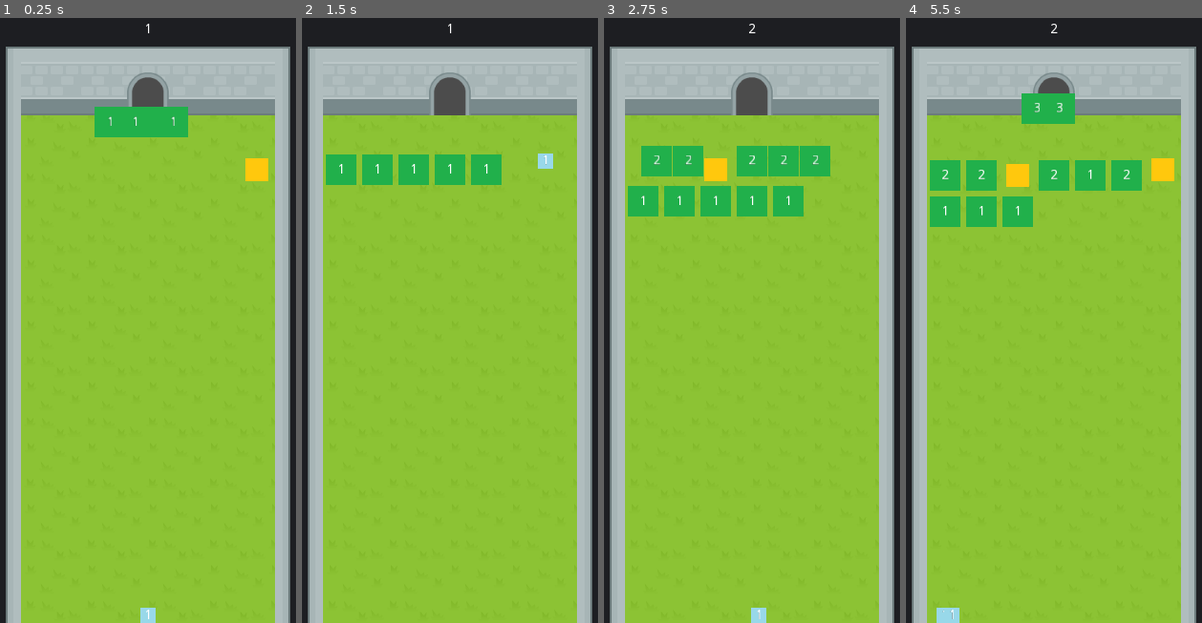
Above: before the commit, frames 1-4 (left to right).
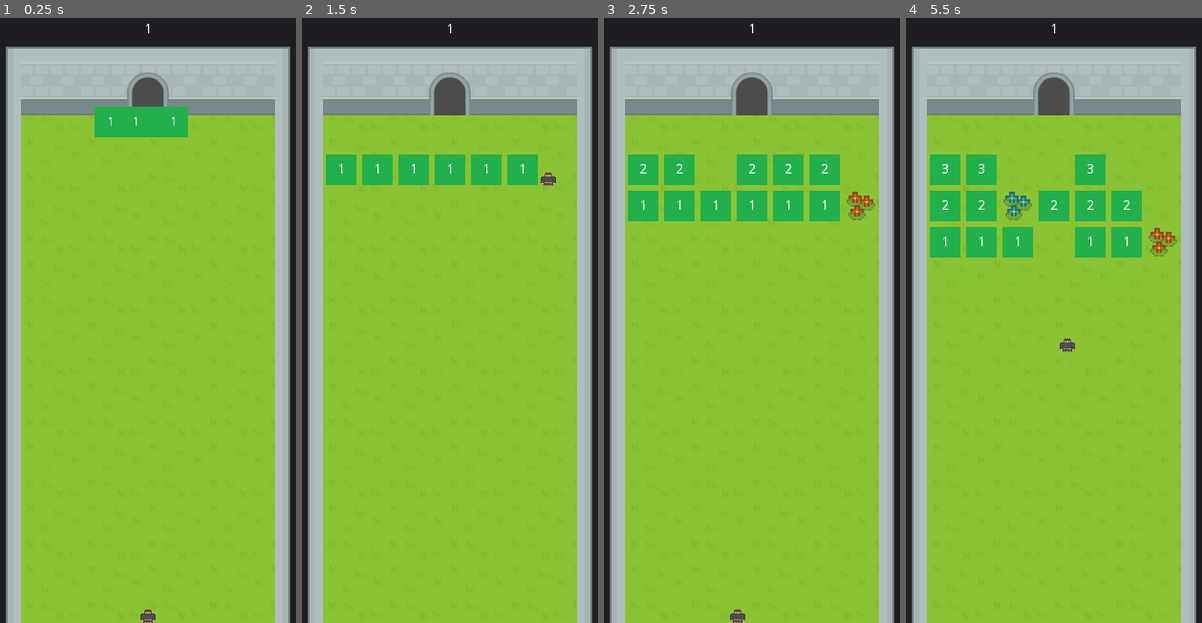
Above: after the commit, the same moments.

Repository: gumballstudios/OneGameAMonth
Game: Godot game, scene res://Test.tscn
Same seed, same stepped clock (60 frames per second), same inputs: the game is played once before the commit and once after it. The project has no main scene, so this scene is started directly.
Inputs (mouse positions are in pixels of both pictures, inside the frame that each line leads up to):
- Up to frame 1 (0.25 s): no input
- Up to frame 2 (1.5 s): move the mouse to (526, 284) at 0.52 s; click (526, 284) at 0.6 s; tap Enter at 1.25 s; move the mouse to (381, 350) at 1.27 s; click (381, 350) at 1.35 s
- Up to frame 3 (2.75 s): move the mouse to (787, 181) at 2.02 s; click (787, 181) at 2.1 s
- Up to frame 4 (5.5 s): move the mouse to (1036, 441) at 2.77 s; click (1036, 441) at 2.85 s; move the mouse to (1157, 411) at 3.52 s; click (1157, 411) at 3.6 s; move the mouse to (950, 223) at 4.27 s; click (950, 223) at 4.35 s; tap Space at 5 s; move the mouse to (1071, 320) at 5.02 s; click (1071, 320) at 5.1 s

The runs differ from the first frame. In frame 1, 0.4% of the frame differs, in the area x 47-91%, y 23-100%; in frame 2, 0.7%; in frame 3, 4.4%; in frame 4, 8.9%, in the area x 8-92%, y 0-100%.

Commit message:
Sprite update
Updated ninja a power up sprites. Updated ninja movement to be
continuous rather than move/attack/pause.

Diff:
--- a/2018-02/Objects/NinjaLauncher.tscn
+++ b/2018-02/Objects/NinjaLauncher.tscn
@@ -15,7 +15,7 @@
 [node name="LaunchTimer" type="Timer" parent="." index="1"]
 
 process_mode = 1
-wait_time = 0.4
+wait_time = 0.1
 one_shot = true
 autostart = false
 
@@ -42,4 +42,9 @@
 max_lines_visible = -1
 _sections_unfolded = [ "Rect" ]
 
+[node name="YSort" type="YSort" parent="." index="3"]
+
+sort_enabled = true
+_sections_unfolded = [ "Sort" ]
+
 [connection signal="timeout" from="LaunchTimer" to="." method="_on_launch_timeout"]
--- a/2018-02/Objects/Ninjas/Ninja.tscn
+++ b/2018-02/Objects/Ninjas/Ninja.tscn
@@ -1,13 +1,13 @@
 [gd_scene load_steps=5 format=2]
 
 [ext_resource path="res://Scripts/Ninjas/Ninja.gd" type="Script" id=1]
-[ext_resource path="res://Sprites/ninja.png" type="Texture" id=2]
+[ext_resource path="res://Sprites/Ninjas/ninja.png" type="Texture" id=2]
 [ext_resource path="res://Sounds/strike.wav" type="AudioStream" id=3]
 
 [sub_resource type="RectangleShape2D" id=1]
 
 custom_solver_bias = 0.0
-extents = Vector2( 8, 8 )
+extents = Vector2( 7, 6 )
 
 [node name="Ninja" type="KinematicBody2D" groups=[
 "Ninja",
@@ -21,45 +21,24 @@
 _sections_unfolded = [ "Collision" ]
 strength = 1
 
-[node name="Collision" type="CollisionShape2D" parent="." index="0"]
-
-shape = SubResource( 1 )
-
-[node name="Sprite" type="Sprite" parent="." index="1"]
+[node name="Sprite" type="Sprite" parent="." index="0"]
 
 texture = ExtResource( 2 )
 
-[node name="Label" type="Label" parent="." index="2"]
+[node name="Collision" type="CollisionShape2D" parent="." index="1"]
 
-anchor_left = 0.0
-anchor_top = 0.0
-anchor_right = 0.0
-anchor_bottom = 0.0
-margin_left = -8.0
-margin_top = -8.0
-margin_right = 8.0
-margin_bottom = 8.0
-rect_pivot_offset = Vector2( 0, 0 )
-mouse_filter = 2
-mouse_default_cursor_shape = 0
-size_flags_horizontal = 1
-size_flags_vertical = 4
-text = "1"
-align = 1
-valign = 1
-percent_visible = 1.0
-lines_skipped = 0
-max_lines_visible = -1
-_sections_unfolded = [ "Rect" ]
+position = Vector2( 0, 1 )
+shape = SubResource( 1 )
+_sections_unfolded = [ "Transform" ]
 
-[node name="AttackTimer" type="Timer" parent="." index="3"]
+[node name="AttackTimer" type="Timer" parent="." index="2"]
 
 process_mode = 1
 wait_time = 0.2
 one_shot = true
 autostart = false
 
-[node name="Mover" type="Tween" parent="." index="4"]
+[node name="Mover" type="Tween" parent="." index="3"]
 
 repeat = false
 playback_process_mode = 1
@@ -68,7 +47,7 @@
 playback/repeat = false
 playback/speed = 1.0
 
-[node name="CollisionSound" type="AudioStreamPlayer" parent="." index="5"]
+[node name="CollisionSound" type="AudioStreamPlayer" parent="." index="4"]
 
 stream = ExtResource( 3 )
 volume_db = 0.0
--- a/2018-02/Objects/Ninjas/NinjaFactory.tscn
+++ b/2018-02/Objects/Ninjas/NinjaFactory.tscn
@@ -1,16 +1,10 @@
-[gd_scene load_steps=5 format=2]
+[gd_scene load_steps=3 format=2]
 
 [ext_resource path="res://Scripts/Ninjas/NinjaFactory.gd" type="Script" id=1]
 [ext_resource path="res://Objects/Ninjas/Ninja.tscn" type="PackedScene" id=2]
-[ext_resource path="res://Objects/Ninjas/Strong.tscn" type="PackedScene" id=3]
-[ext_resource path="res://Objects/Ninjas/Round.tscn" type="PackedScene" id=4]
 
 [node name="NinjaFactory" type="Node"]
 
 script = ExtResource( 1 )
 
 [node name="Ninja" parent="." index="0" instance=ExtResource( 2 )]
-
-[node name="Strong" parent="." index="1" instance=ExtResource( 3 )]
-
-[node name="Round" parent="." index="2" instance=ExtResource( 4 )]
--- a/2018-02/Objects/Powerup.tscn
+++ b/2018-02/Objects/Powerup.tscn
@@ -1,15 +1,33 @@
-[gd_scene load_steps=4 format=2]
+[gd_scene load_steps=8 format=2]
 
 [ext_resource path="res://Scripts/Powerup.gd" type="Script" id=1]
-[ext_resource path="res://Sprites/powerup.png" type="Texture" id=2]
+[ext_resource path="res://Sprites/flowers-white.png" type="Texture" id=2]
+[ext_resource path="res://Sprites/flowers-blue.png" type="Texture" id=3]
+[ext_resource path="res://Sprites/flowers-red.png" type="Texture" id=4]
+[ext_resource path="res://Sprites/shadow.png" type="Texture" id=5]
 
-[sub_resource type="RectangleShape2D" id=1]
+[sub_resource type="SpriteFrames" id=1]
+
+animations = [ {
+"frames": [ ExtResource( 2 ), ExtResource( 3 ), ExtResource( 4 ) ],
+"loop": true,
+"name": "default",
+"speed": 5.0
+}, {
+"frames": [ ExtResource( 5 ) ],
+"loop": true,
+"name": "shadow",
+"speed": 5.0
+} ]
+
+[sub_resource type="RectangleShape2D" id=2]
 
 custom_solver_bias = 0.0
 extents = Vector2( 12, 12 )
 
 [node name="Powerup" type="Area2D"]
 
+scale = Vector2( 1e-05, 1e-05 )
 input_pickable = true
 gravity_vec = Vector2( 0, 1 )
 gravity = 98.0
@@ -18,15 +36,17 @@
 audio_bus_override = false
 audio_bus_name = "Master"
 script = ExtResource( 1 )
-_sections_unfolded = [ "Z Index" ]
+_sections_unfolded = [ "Material", "Transform", "Visibility", "Z Index" ]
 
-[node name="Sprite" type="Sprite" parent="." index="0"]
+[node name="Sprite" type="AnimatedSprite" parent="." index="0"]
 
-texture = ExtResource( 2 )
+frames = SubResource( 1 )
+animation = "default"
+_sections_unfolded = [ "Visibility" ]
 
 [node name="Collision" type="CollisionShape2D" parent="." index="1"]
 
-shape = SubResource( 1 )
+shape = SubResource( 2 )
 
 [node name="Mover" type="Tween" parent="." index="2"]
 
@@ -37,4 +57,10 @@
 playback/repeat = false
 playback/speed = 1.0
 
+[node name="Visibility" type="VisibilityNotifier2D" parent="." index="3"]
+
+rect = Rect2( -10, -10, 20, 20 )
+
 [connection signal="body_entered" from="." to="." method="_on_body_entered"]
+
+[connection signal="viewport_exited" from="Visibility" to="." method="_on_exited"]
--- a/2018-02/Scripts/Ninjas/Ninja.gd
+++ b/2018-02/Scripts/Ninjas/Ninja.gd
@@ -4,7 +4,7 @@
 signal returned
 signal power_up
 
-const SPEED = 1750
+const SPEED = 750
 
 var velocity = Vector2()
 export(int) var strength = 1
@@ -20,16 +20,17 @@
 	var collision = move_and_collide(motion)
 
 	if collision:
-		set_physics_process(false)
+		#set_physics_process(false)
 		if collision.collider.is_in_group("Ground"):
+			set_physics_process(false)
 			emit_signal("returned", self)
 			return
 		elif collision.collider.is_in_group("Enemy"):
 			collision.collider.Hit(strength)
-			$CollisionSound.play()
+			#$CollisionSound.play()
 
 		velocity = velocity.bounce(collision.normal)
-		$AttackTimer.start()
+		#$AttackTimer.start()
 
 
 func _on_attack_timeout():
--- a/2018-02/Scripts/Powerup.gd
+++ b/2018-02/Scripts/Powerup.gd
@@ -4,17 +4,31 @@
 var size = Vector2(38, 38)
 
 
+func _ready():
+	$Sprite.frame = randi() % $Sprite.frames.get_frame_count("default")
+
+
 func _on_body_entered(body):
 	if body.is_in_group("Ninja"):
 		body.PowerUp()
-		#disconnect("body_entered", self, "_on_body_entered")
-		queue_free()
+		disconnect("body_entered", self, "_on_body_entered")
+		$Sprite.animation = "shadow"
+		z_index = 5
+		modulate = Color(1, 1, 1, 0.6)
+		$Mover.interpolate_property(self, "position", position, position + Vector2(0, 640), 0.6, Tween.TRANS_CUBIC, Tween.EASE_IN)
+		$Mover.start()
 
 
 func Deploy(column):
 	position = Vector2((size.x * column), 0)
+	$Mover.interpolate_property(self, "scale", Vector2(0, 0), Vector2(1, 1), 0.6, Tween.TRANS_QUAD, Tween.EASE_IN_OUT)
+	$Mover.start()
 
 
 func March():
 	$Mover.interpolate_property(self, "position", position, position + Vector2(0, size.y), 0.6, Tween.TRANS_QUAD, Tween.EASE_IN_OUT)
 	$Mover.start()
+
+
+func _on_exited( viewport ):
+	queue_free()
--- a/2018-02/Test.tscn
+++ b/2018-02/Test.tscn
@@ -24,7 +24,7 @@
 "Ground",
 ]]
 
-position = Vector2( 0, 640 )
+position = Vector2( 0, 639 )
 input_pickable = false
 collision_layer = 3
 collision_mask = 1
Binary file added: 2018-02/Sprites/Ninjas/ninja.png
Not shown, changed: 2018-02/Sprites/Ninjas/ninja.png.import
Binary file added: 2018-02/Sprites/flowers-blue.png
Not shown, added: 2018-02/Sprites/flowers-blue.png.import
Binary file added: 2018-02/Sprites/flowers-red.png
Not shown, added: 2018-02/Sprites/flowers-red.png.import
Binary file added: 2018-02/Sprites/flowers-white.png
Not shown, added: 2018-02/Sprites/flowers-white.png.import
Binary file removed: 2018-02/Sprites/ninja.png
Binary file removed: 2018-02/Sprites/powerup.png
Binary file added: 2018-02/Sprites/shadow.png
Not shown, changed: 2018-02/Sprites/shadow.png.import
